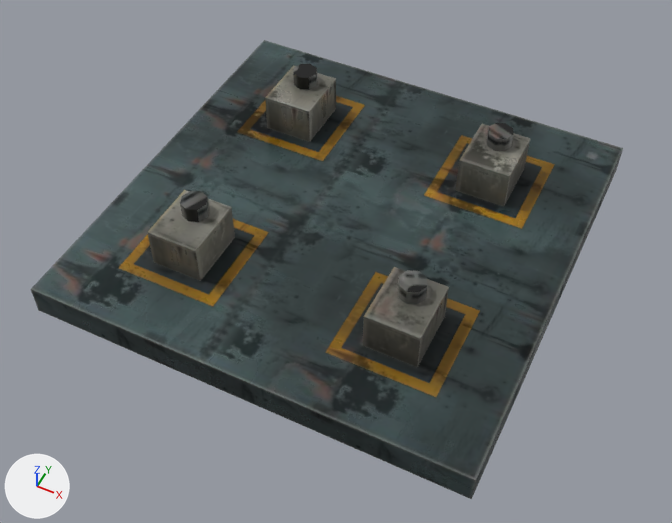
An edit to the glTF model game/world/models/robot_bay.glb, drawn before and after from the same camera.
Before and after are seen from a 50 mm lens placed at (0.541, -1.131, 1.325), pointed at (0.037, -0.124, 0.066). The lights are fixed; the arrows at lower left show +X, +Y and +Z. The picture after the commit comes second. Vertices at exactly the same position are counted once.

Objects in the first picture: 'te_robot_bay'.
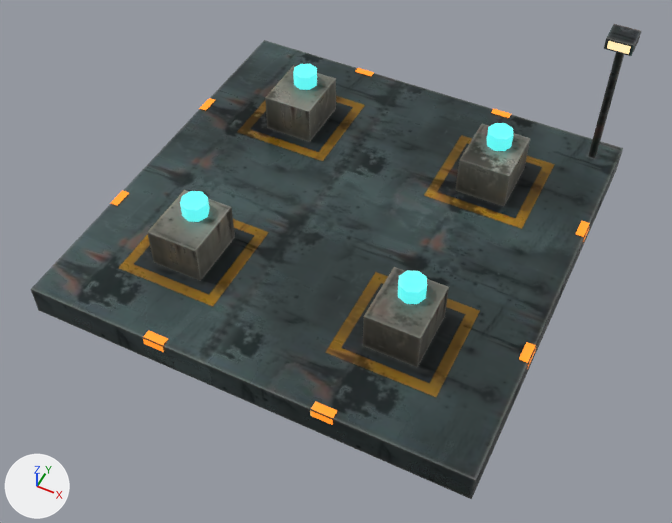
What differs and where, as boxes [x1, y1, x2, y2] in the pictures (672 x 523 px):
'te_robot_bay', reshaped: before [31, 40, 623, 499]; after [31, 24, 641, 499]
part 1 of me_te_robot_bay, added: after [588, 27, 629, 159]
part 2 of me_te_robot_bay, added: after [604, 24, 641, 56]
part 3 of me_te_robot_bay, added: after [110, 41, 631, 425]
part 4 of me_te_robot_bay, surface changed: [139, 64, 620, 497] in both

What the commit changed:
me_te_robot_bay is used by ob_te_robot_bay; location (0.0, 0.0, 0.0).
me_te_robot_bay had 136 vertices, 188 faces and spanned x -0.42..0.42, y -0.42..0.42, z 0.0..0.17.
me_te_robot_bay now has 224 vertices, 248 faces and spans x -0.422..0.422, y -0.422..0.422, z 0.0..0.361.
me_te_robot_bay part 1: a new loose piece, a box spanning x 0.363..0.377, y 0.363..0.377, z 0.06..0.36, in mat_te_robot_bay.
me_te_robot_bay part 2: a new loose piece, a box spanning x 0.345..0.395, y 0.325..0.375, z 0.339..0.361, in mat_te_robot_bay.
Part 3, on me_te_robot_bay:
36 vertices are added at x -0.422..0.422, y -0.422..0.422, z 0.044..0.358.
20 new vertices lie (0.04, 0.0, 0.0) away from vertices in x -0.18..0.35, y -0.422..0.422, z 0.044..0.358.
16 new vertices lie (0.0, 0.04, 0.0) away from vertices in x -0.422..0.422, y -0.18..0.14, z 0.044..0.062.
36 new faces join them.
me_te_robot_bay part 4: 136 kept faces spanning x -0.42..0.42, y -0.42..0.42, z 0.0..0.17 get new texture (UV) coordinates.
